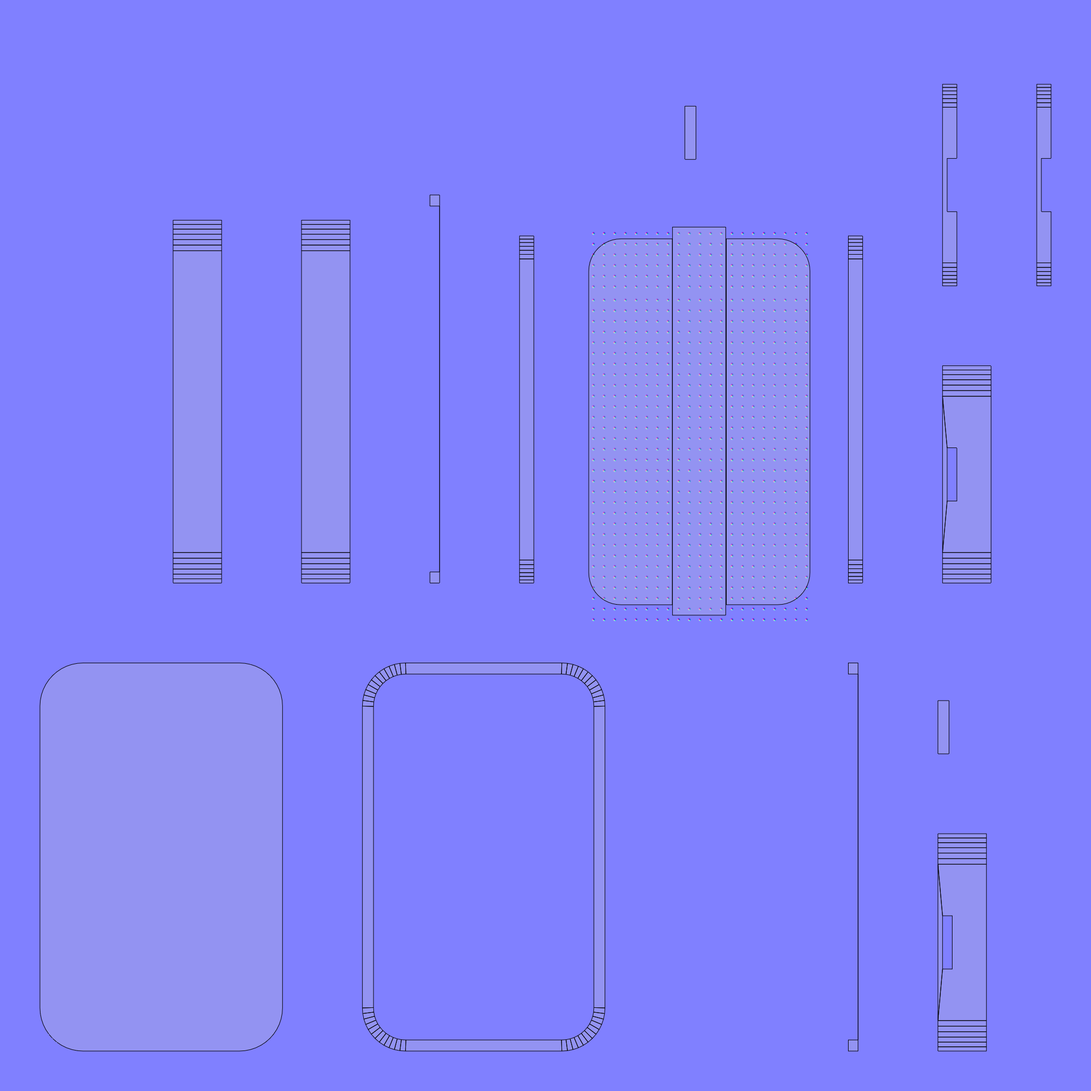
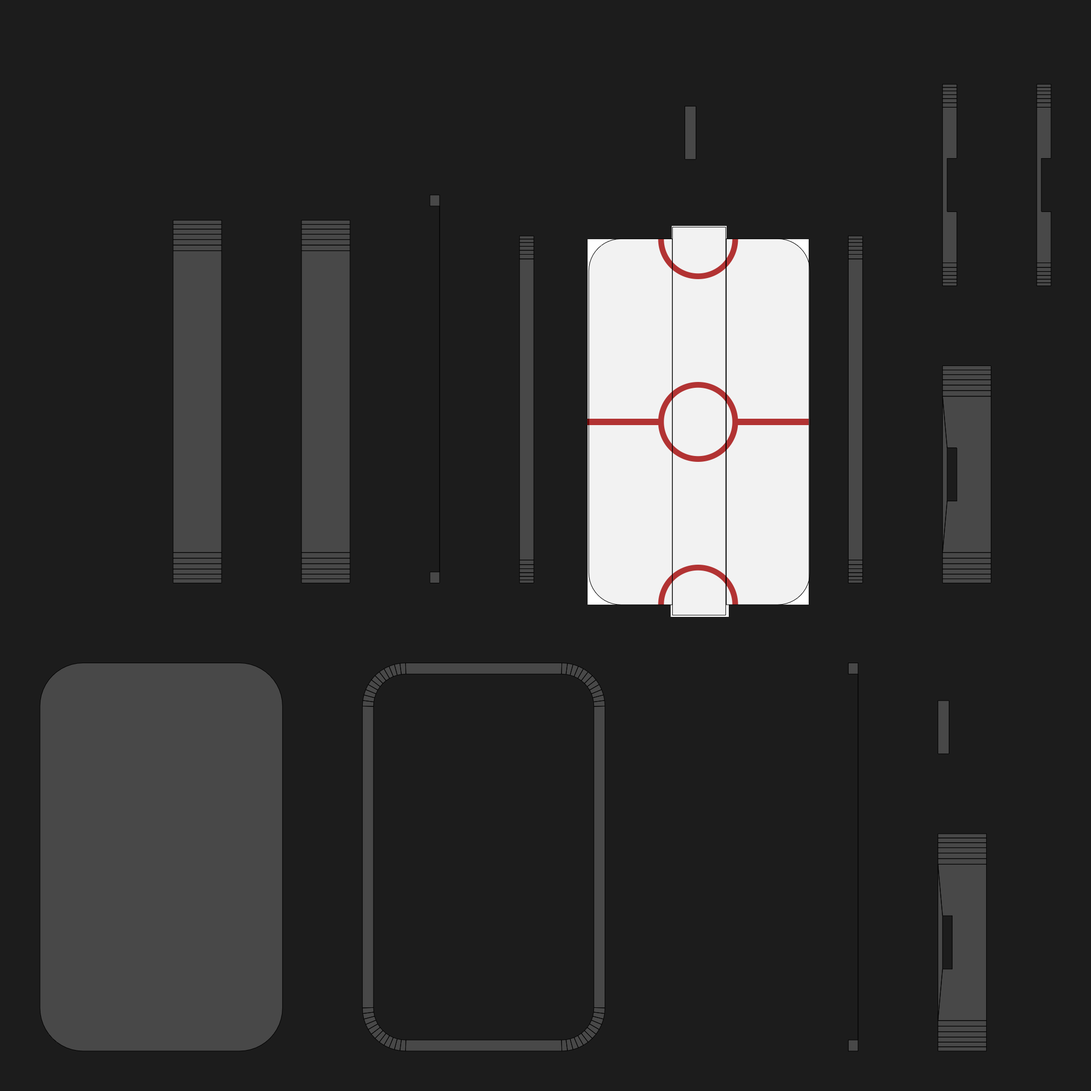
Layers edited between the first and the second 1091x1091 image:
showed "playground_color.png", painted on it over [0, 0, 1091, 1091]
hid "playground_normal_map" over [0, 0, 1091, 1091]
